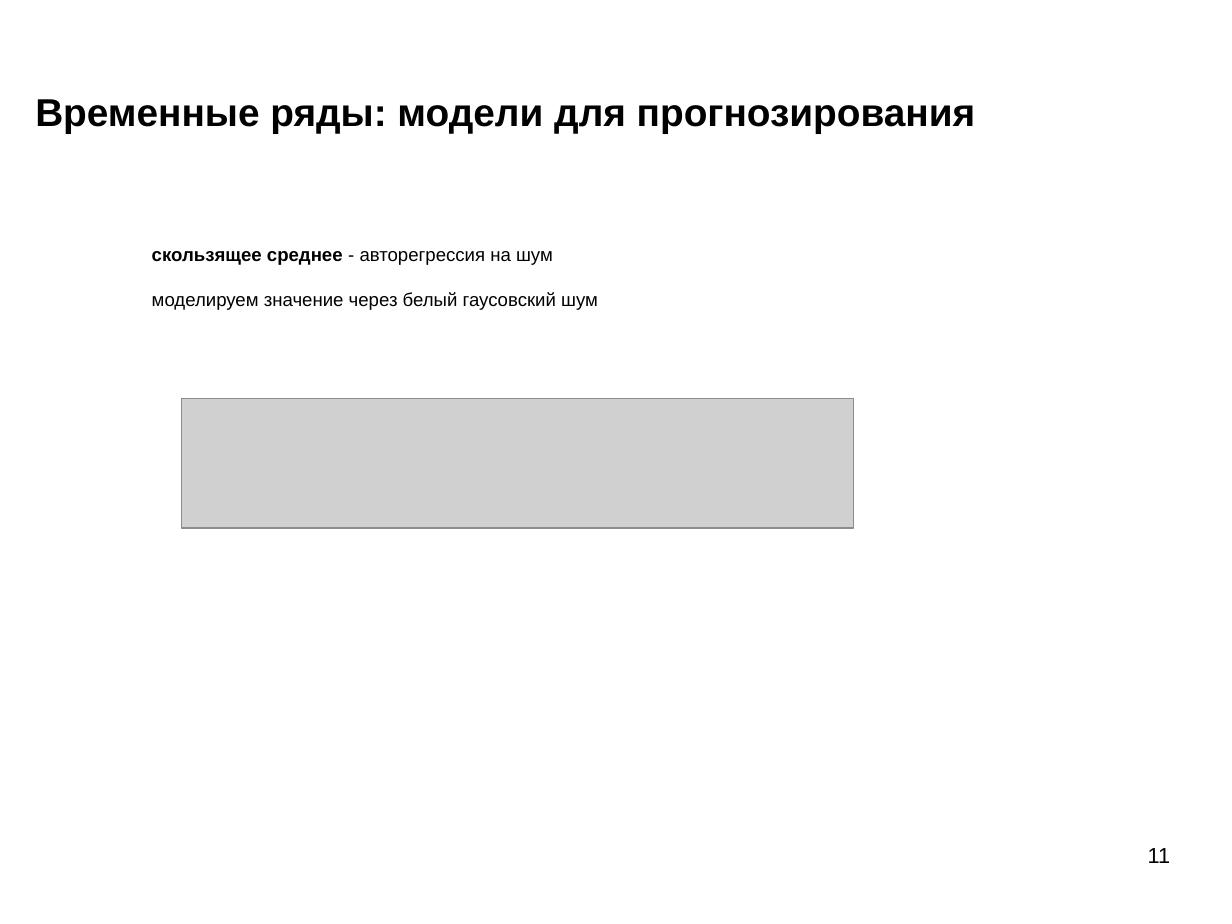
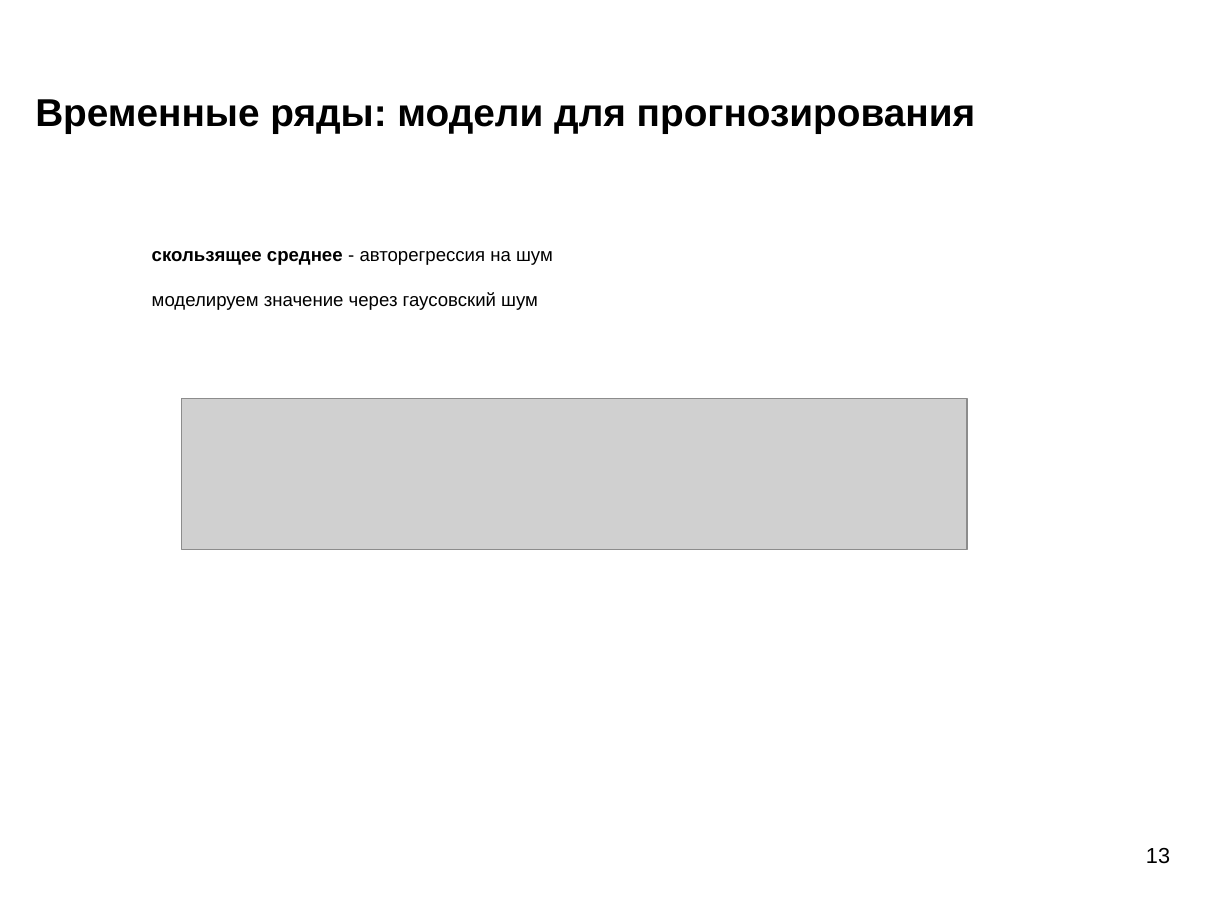
Before and after one commit to mechanoid5/ml_lectorium_2024_I, a slide deck: slide 13 of 22-time-series.odp (slide 11 before the commit). Drawn at 1232x924 pixels with LibreOffice and Linux fonts; fonts in the diff are those of the drawing; grey boxes stand for pictures; background and template pictures are left out. Boxes give left, top, right and bottom in pixels: in the first picture for what was removed or moved away, otherwise in the second. Text is boxed around its words. In the diff, an @@ line names an element or a change of style, - is before the commit and + after.

```diff
--- a/22-time-series.odp
+++ b/22-time-series.odp
@@ text at (152,292,538,310): text changed @@
-моделируем значение через белый гаусовский шум
+моделируем значение через гаусовский шум
@@ picture: place and size @@
-picture at (182,399,854,529)
+picture at (182,399,968,550)
@@ page number at (1146,848,1170,864): text changed @@
-11
+13
```
Also in this commit, not shown: 6 other slides changed, 3 slides added, 3 other files.
